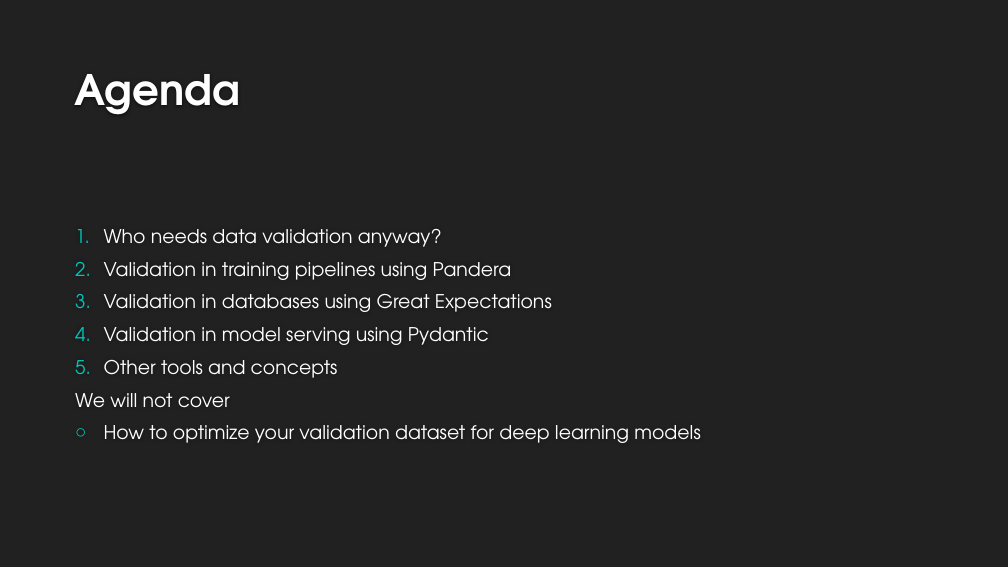
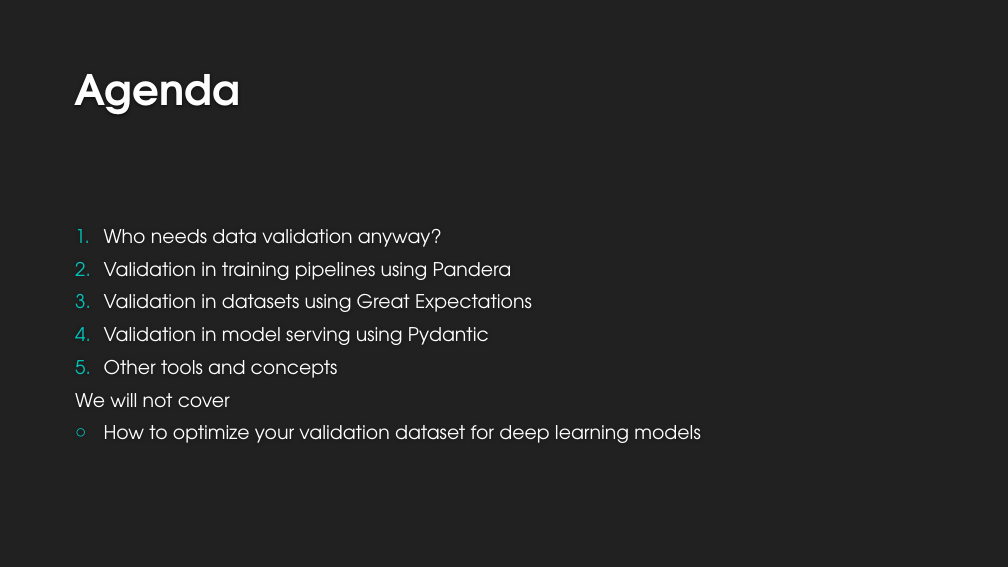
Before and after one commit to NatanMish/data_validation, a slide deck: slide 5 of Data Validation for Data Science.pptx. Drawn at 1008x567 pixels with LibreOffice and Linux fonts; fonts in the diff are those of the drawing; background and template pictures are left out. Boxes give left, top, right and bottom in pixels: in the first picture for what was removed or moved away, otherwise in the second. Text is boxed around its words. In the diff, an @@ line names an element or a change of style, - is before the commit and + after.

```diff
--- a/Data Validation for Data Science.pptx
+++ b/Data Validation for Data Science.pptx
@@ text at bbox=[104, 294, 532, 312]: text changed @@
-3. Validation in databases using Great Expectations
+3. Validation in datasets using Great Expectations
```
Also in this commit, not shown: 2 other slides changed, 2 slides added, 2 other files.
